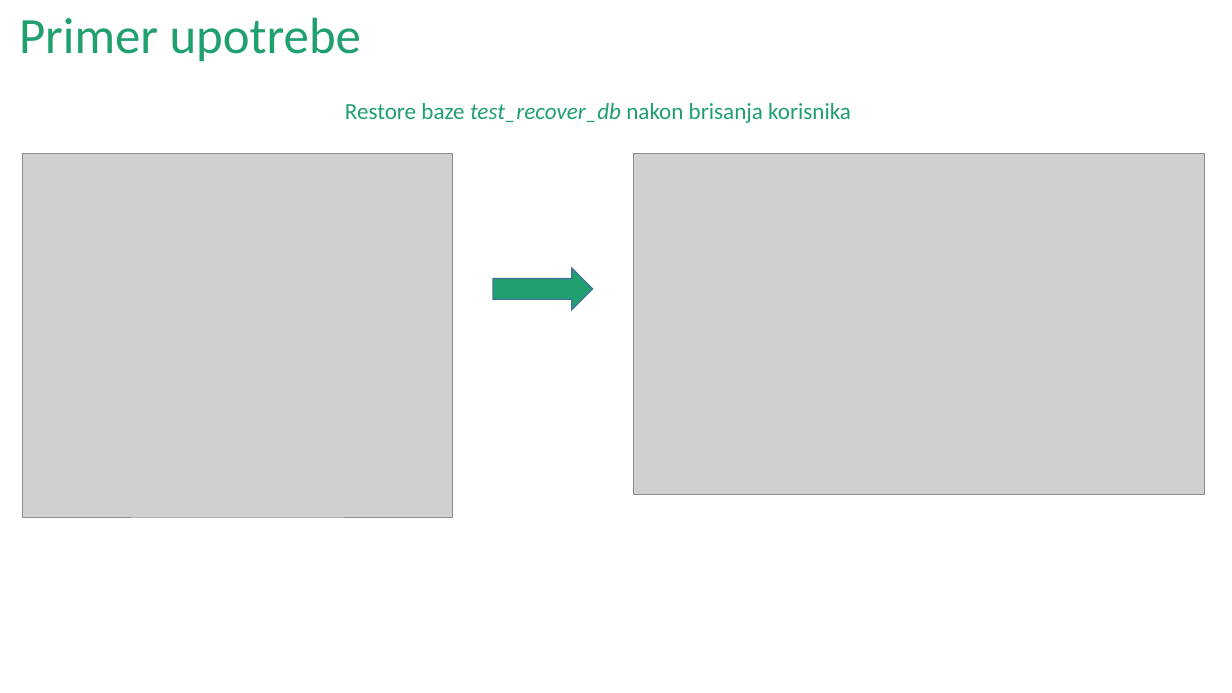
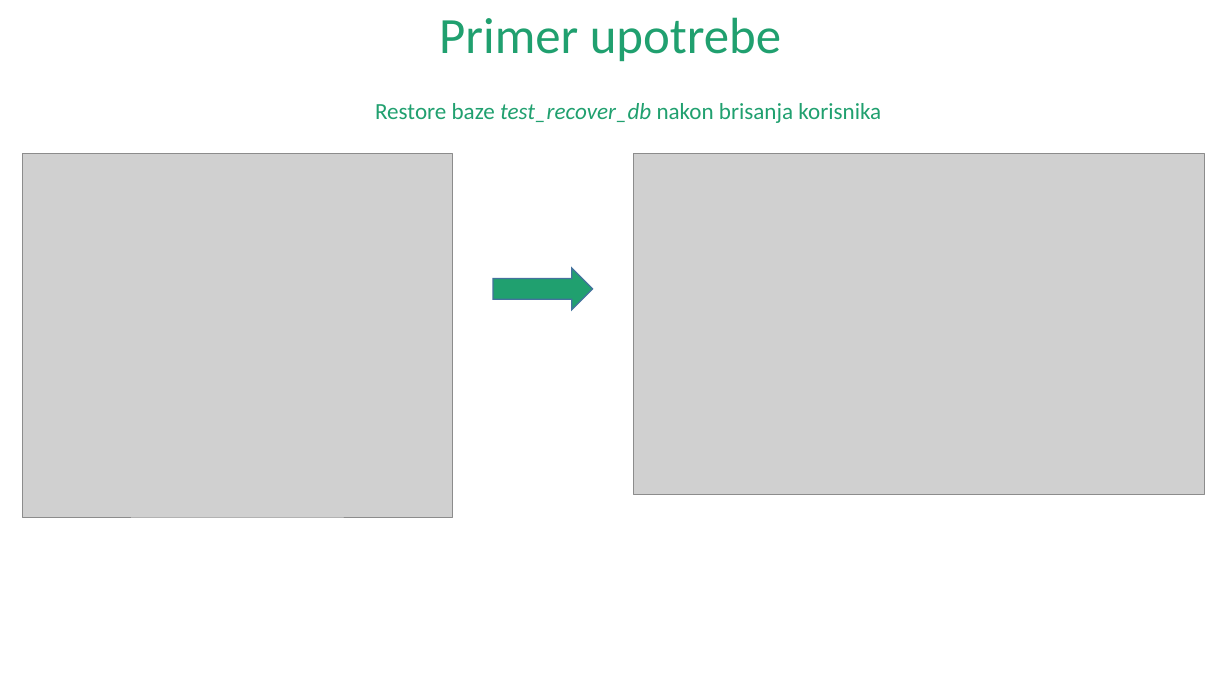
Before and after one commit to Bukumira/oporavak-baze-podataka-PostgreSQL, a slide deck: slide 13 of Seminarski_rad_2.pptx. Drawn at 1232x693 pixels with LibreOffice and Linux fonts; fonts in the diff are those of the drawing; grey boxes stand for pictures. Boxes give left, top, right and bottom in pixels: in the first picture for what was removed or moved away, otherwise in the second. Text is boxed around its words. In the diff, an @@ line names an element or a change of style, - is before the commit and + after.

```diff
--- a/Seminarski_rad_2.pptx
+++ b/Seminarski_rad_2.pptx
@@ title "Primer upotrebe" at (439, 17, 781, 62): alignment left to centre @@
@@ text "Restore baze test_recover_db nakon brisanja ...": place and size @@
-text "Restore baze test_recover_db nakon brisanja ..." at (345, 103, 851, 123)
+text "Restore baze test_recover_db nakon brisanja ..." at (375, 103, 881, 123)
```
Also in this commit, not shown: 12 other slides changed.
